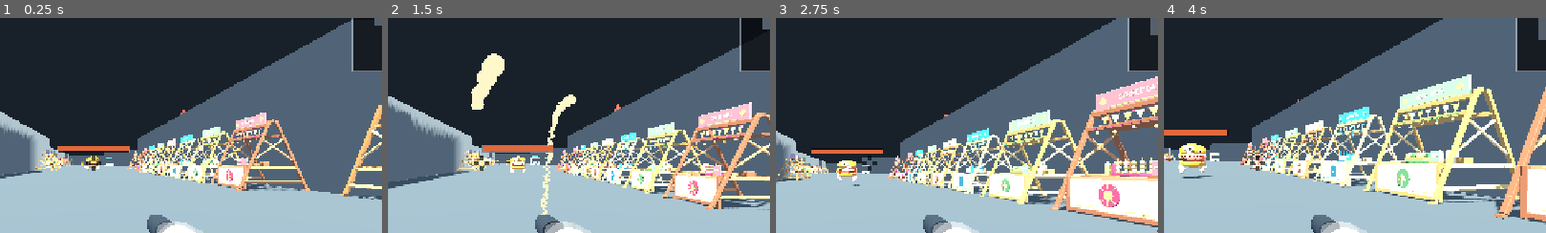
Above: before the commit, frames 1-4 (left to right).
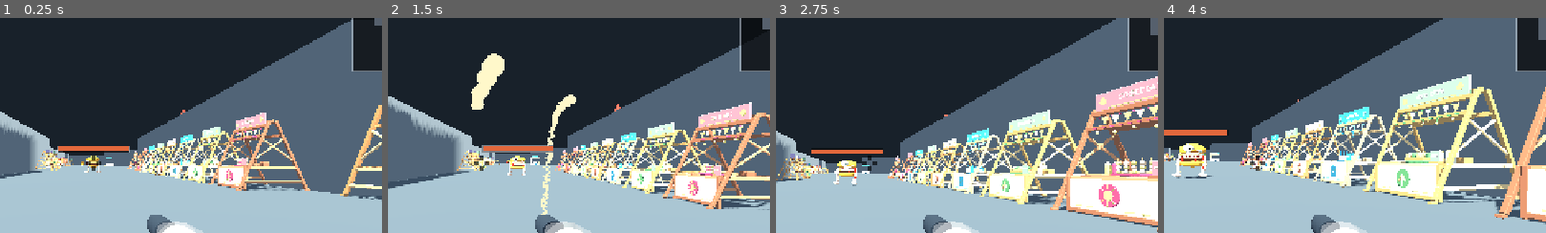
Above: after the commit, the same moments.

Repository: k3vin7/SauceIT-
Game: Godot game, scene res://main.tscn
Same seed, same stepped clock (60 frames per second), same inputs: the game is played once before the commit and once after it.
Inputs (mouse positions are % of the whole screen's width and height, from its top left):
- Up to frame 1 (0.25 s): no input
- Up to frame 2 (1.5 s): tap Enter at 0.5 s; move the mouse to (55, 50) at 0.52 s; press the mouse at (55, 50) at 0.53 s; hold W (move_forward) from 0.53 s (still down); tap Space (jump) at 0.77 s; move the mouse to (45, 50) at 1.27 s; release the mouse at (45, 50) at 1.28 s; tap E (refill_sauce) at 1.35 s
- Up to frame 3 (2.75 s): keep holding W (move_forward); tap Space (jump) at 1.52 s; move the mouse to (52, 48) at 2.02 s; hold Shift (run) from 2.03 s (still down)
- Up to frame 4 (4 s): keep holding W (move_forward); move the mouse to (49, 52) at 2.77 s; release Shift (run) at 2.78 s; tap R (wipe_screen) at 2.85 s; tap Space (jump) at 3.02, 3.77 s; move the mouse to (57, 51) at 3.52 s; tap Tab at 3.6 s
The pictures show only the part of the screen within x 38-88%, y 16-66%; the shares and areas given below are measured in that part.

The runs differ from the first frame. In frame 1, less than 0.1% of the frame differs, in the area x 21-27%, y 66-72%; in frame 2, 0.1%; in frame 3, 0.2%; in frame 4, 0.5%, in the area x 2-12%, y 58-75%.

Commit message:
Turn the hand-walking off: the rig cannot reach the floor

Diff:
--- a/scripts/enemy.gd
+++ b/scripts/enemy.gd
@@ -80,6 +80,14 @@
 ## How long the gait takes to come on or go off. Faded rather than switched: cut
 ## at the moment a monster stops, it freezes mid-step with one elbow bent.
 @export_range(0.05, 2.0, 0.05, "suffix:s") var gait_settle_seconds := 0.25
+
+## Whether to plant the hands and solve the arms back from them at all.
+##
+## **Off.** See where it is built for why: this rig's arms cannot reach the
+## floor, so planting them puts the hands in the air. Left in because the rest
+## of the walk -- the clip keeping pace with the ground -- is worth having on
+## its own, and because a rig that can reach would only need this turned on.
+@export var procedural_gait := false
 
 var health := 240.0
 ## Clients simulate no enemies at all, exactly as they simulate no bodies.
@@ -245,16 +253,25 @@
 	_death_animation = _find_animation("Death")
 	_animation_player.animation_finished.connect(_on_animation_finished)
 
-	# The gait rides on top of whatever the clip does. The imported Walk swings
-	# the arms and holds the body level, which reads as a burger hanging in the
-	# air being paddled along; `EnemyGait` bends the elbows under load and lets
-	# the body fall and be caught between steps. As a SkeletonModifier3D it is
-	# called after the clip has written its pose, so it adds rather than fights.
-	for node in _visual_root.find_children("*", "Skeleton3D", true, false):
-		_gait = GaitScript.new()
-		_gait.name = "Gait"
-		node.add_child(_gait)
-		break
+	# **Off by default, and it should stay off until the rig can carry it.**
+	#
+	# `EnemyGait` plants the hands and solves the arms back from them, which is
+	# what walking on your hands is. The monster cannot do it: its shoulders
+	# sit 1.12 units up and its arms span 0.87, so an arm stretched straight
+	# down leaves the hand 0.71 m clear of the ground. The asset is rigged as a
+	# burger floating with its arms dangling, and the only way to plant those
+	# hands is to drop the whole body two thirds of a metre into a crouch --
+	# which is a different silhouette, and a different set of colliders.
+	#
+	# Forced anyway, the solver does the only thing it can: it plants the hands
+	# at the height the arms *can* reach and holds them there, in mid-air, at
+	# whatever wrist angle the solve lands on. Which is what it looked like.
+	if procedural_gait:
+		for node in _visual_root.find_children("*", "Skeleton3D", true, false):
+			_gait = GaitScript.new()
+			_gait.name = "Gait"
+			node.add_child(_gait)
+			break
 
 
 func _find_animation(suffix: String) -> StringName:
@@ -500,7 +517,8 @@
 ## Writes `facing_yaw` and `fall_angle` onto the node. The yaw is applied first
 ## and the topple second, so the topple is about the body's own right axis --
 ## it falls onto its own back whichever way it happened to be looking.
-## Walks the gait forward by the ground actually covered, not by the clock.
+## Walks the clip -- and the gait, when there is one -- forward by the ground
+## actually covered rather than by the clock.
 ##
 ## The phase is a distance, so a monster slowed down or shoved takes shorter
 ## steps rather than the same steps faster -- the hands stay with the floor
@@ -510,13 +528,12 @@
 ## `strength` is faded rather than switched. Snapping it off at the moment a
 ## monster stops leaves it mid-step with one elbow bent, which reads as a flinch.
 func _advance_gait(step: Vector3, walking: bool, delta: float) -> void:
-	if _gait == null:
-		return
 	var covered := Vector2(step.x, step.z).length()
 	_ground_covered += covered
-	_gait.phase = _ground_covered / maxf(_gait.stride_in_use(), 0.01)
-	_gait.strength = move_toward(_gait.strength, 1.0 if walking else 0.0,
-		delta / maxf(gait_settle_seconds, 0.01))
+	if _gait != null:
+		_gait.phase = _ground_covered / maxf(_gait.stride_in_use(), 0.01)
+		_gait.strength = move_toward(_gait.strength, 1.0 if walking else 0.0,
+			delta / maxf(gait_settle_seconds, 0.01))
 	if _animation_player != null and not _attack_animation_active and is_alive():
 		# The clip keeps pace with the ground too: at a standstill it idles at
 		# its own rate, and walking it runs at the share of full speed the
--- a/tests/probe_enemy.gd
+++ b/tests/probe_enemy.gd
@@ -657,7 +657,13 @@
 	# being paddled along looks like. Fed the ground directly rather than walked
 	# across the map for it: this is about the coupling, and a monster that
 	# catches a kerb on the way would be testing the pathing instead.
+	# The monsters on the street have this off -- this rig's arms cannot reach
+	# the floor, so planting them puts the hands in the air -- but the code is
+	# still worth holding to its contract for the day a rig can carry it.
+	_check(not enemy.procedural_gait,
+		"the street's monsters are planting hands their arms cannot reach the floor with")
 	var strider: MayoEnemy = MayoEnemy.new()
+	strider.procedural_gait = true
 	root.add_child(strider)
 	strider.build(scene.body_cell_size, scene.contamination_brush_radius, Color("4d3f6b"))
 	await physics_frame
Not shown, changed: README.md
